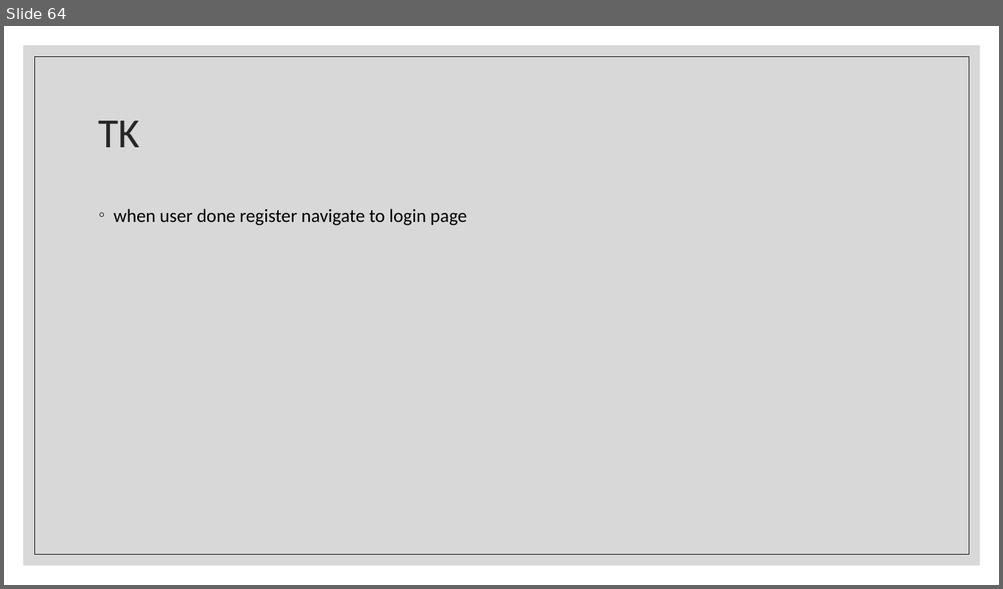
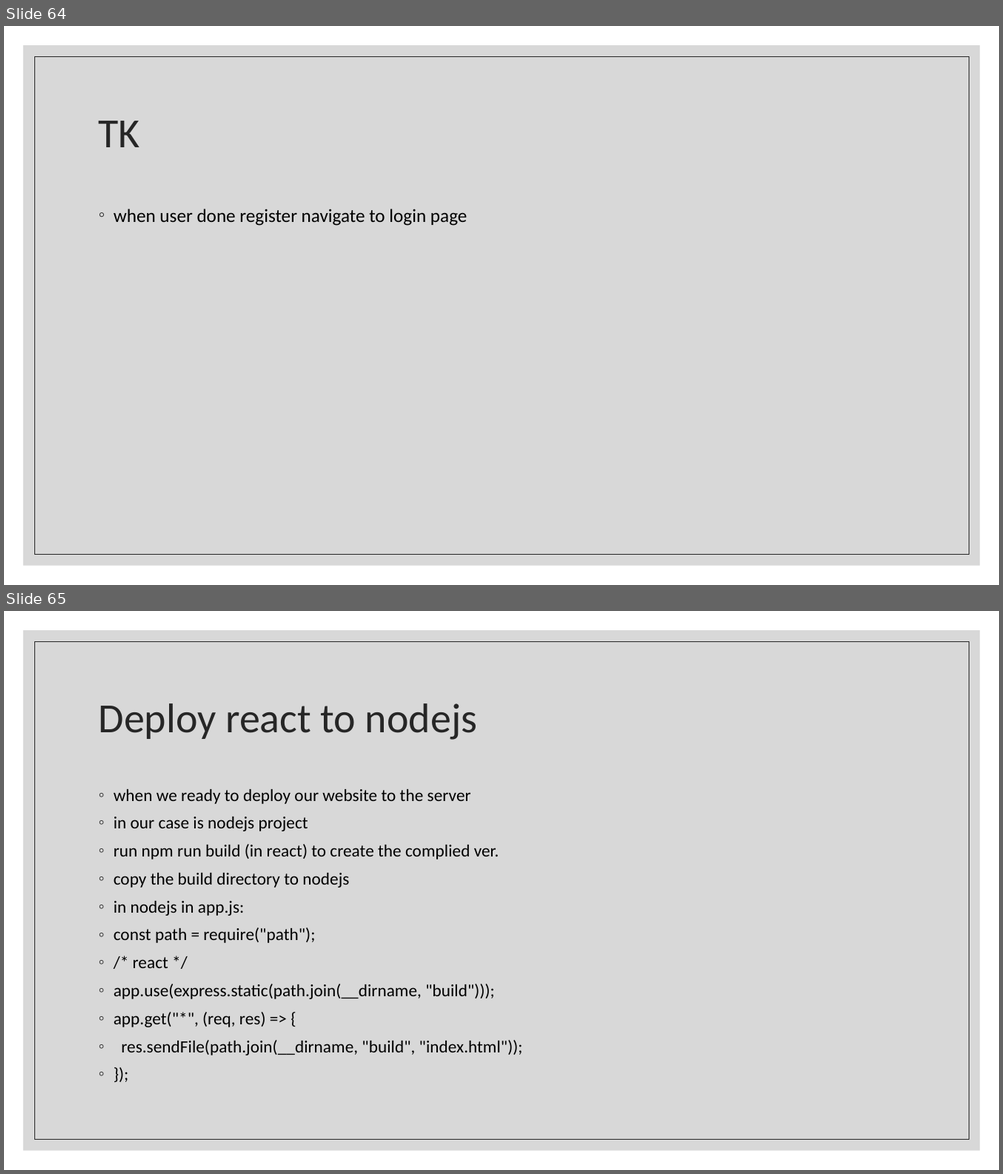
Before and after one commit to Rlss91/ht_W011121MR_morning_first-project, a slide deck: docs/React.pptx. Shown one above the other, each under a label of ours: slide 64 before the commit, slides 64 and 65 after it. The pictures are 1003x589 and 1003x1174 pixels, drawn with LibreOffice and Linux fonts; fonts in the diff are those of the drawing. Boxes give left, top, right and bottom in pixels: in the first picture for what was removed or moved away, otherwise in the second. Text is boxed around its words. In the diff, an @@ line names an element or a change of style, - is before the commit and + after.

Commit message:
docs

```diff
--- a/docs/React.pptx
+++ b/docs/React.pptx
@@ slide 65 added at [4, 611, 999, 1170], background #FFFFFF; not listed: 2 template elements that a slide beside it also shows @@
@@ title added at [99, 703, 477, 740], 40 pt, text #262626 @@
+Deploy react to nodejs
@@ text added at [114, 789, 523, 1056], 16.6 pt, text #000000 @@
+◦ when we ready to deploy our website to the server
+◦ in our case is nodejs project
+◦ run npm run build (in react) to create the complied ver.
+◦ copy the build directory to nodejs
+◦ in nodejs in app.js:
+◦ const path = require("path");
+◦ /* react */
+◦ app.use(express.static(path.join(__dirname, "build")));
+◦ app.get("*", (req, res) => {
+◦ res.sendFile(path.join(__dirname, "build", "index.html"));
+◦ });
```
